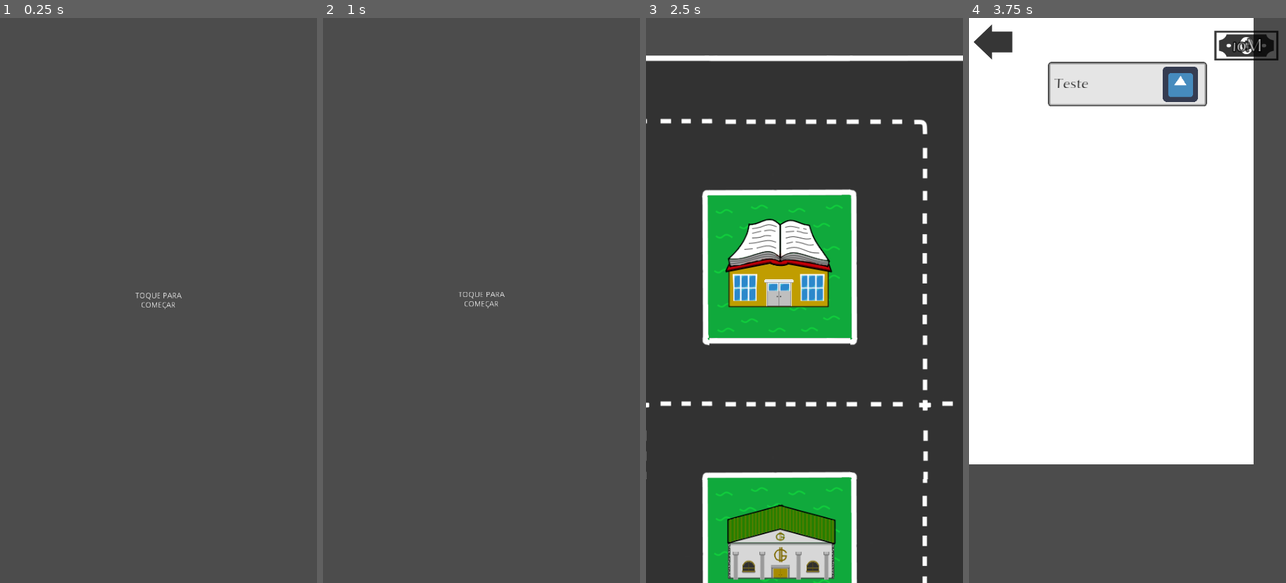
Above: before the commit, frames 1-4 (left to right).
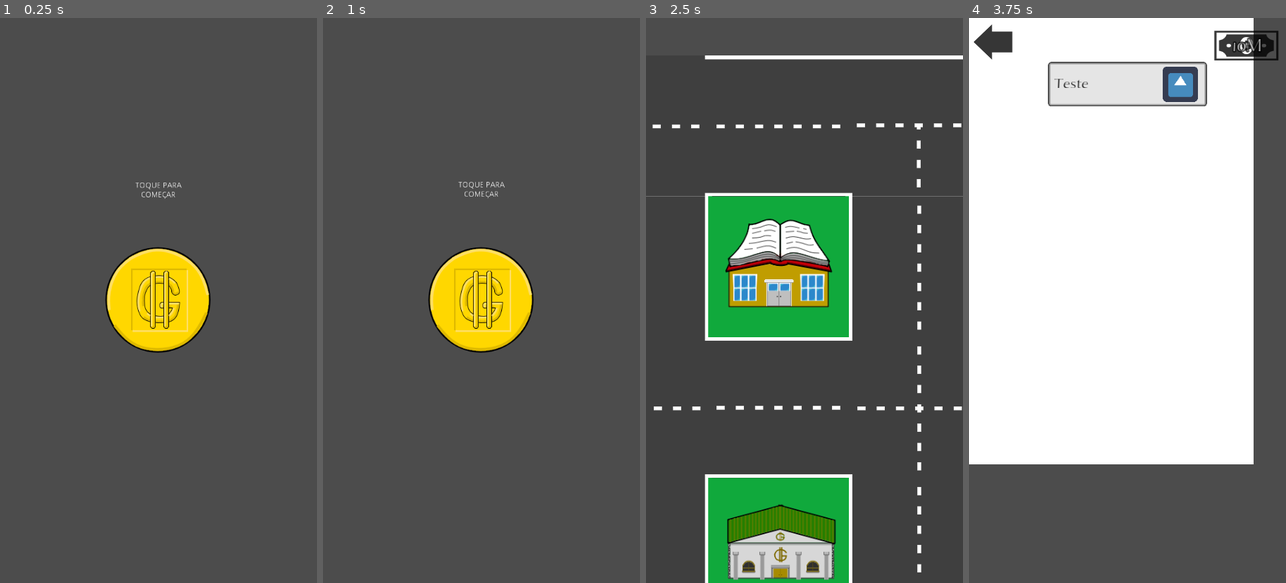
Above: after the commit, the same moments.

Repository: AndreMoukarzel/Grana-Preta
Game: Godot game, scene res://OpeningMenu.tscn
Two runs of this game, one before a commit and one after it. Both use one fixed random seed, a clock stepped at 60 frames per second and the inputs below. The engine's default icon, where the game draws it, is replaced by a stand-in: a white triangle on a blue panel in a dark square.
Inputs (mouse positions are in pixels of both pictures, inside the frame that each line leads up to):
- Up to frame 1 (0.25 s): no input
- Up to frame 2 (1 s): tap Enter at 0.5 s; move the mouse to (551, 272) at 0.52 s; click (551, 272) at 0.67 s
- Up to frame 3 (2.5 s): drag from (741, 328) to (788, 413) at 1.27 s; tap Space at 2 s; move the mouse to (836, 176) at 2.02 s; click (836, 176) at 2.17 s
- Up to frame 4 (3.75 s): click (1102, 238) at 2.75 s; click "A Escola" at 3.5 s

The runs differ from the first frame. In frame 1, 5.0% of the frame differs, in the area x 33-67%, y 29-60%; in frame 2, 5.0%; in frame 3, 6.5%, in the area x 0-100%, y 6-100%; in frame 4, nothing differs.

Commit message:
Update City tileset

Diff:
--- a/City.tscn
+++ b/City.tscn
@@ -57,9 +57,9 @@
 [node name="TileMap" type="TileMap" parent="."]
 z_index = -1
 tile_set = ExtResource( 7 )
-cell_size = Vector2( 256, 256 )
+cell_size = Vector2( 255, 255 )
 format = 1
-tile_data = PoolIntArray( 0, 4, 0, 1, 0, 0, 2, 1, 0, 3, 2, 0, 4, 4, 0, 5, 6, 0, 6, 4, 0, 65536, 4, 0, 65537, 3, 0, 65538, 4, 0, 65539, 6, 0, 65540, 4, 0, 65541, 6, 0, 65542, 4, 0, 131072, 1, 0, 131073, 5, 0, 131074, 1, 0, 131075, 5, 0, 131076, 1, 0, 131077, 5, 0, 131078, 1, 0, 196608, 4, 0, 196609, 3, 0, 196610, 4, 0, 196611, 6, 0, 196612, 4, 0, 196613, 6, 0, 196614, 4, 0, 262144, 4, 0, 262145, 7, 0, 262146, 8, 0, 262147, 9, 0, 262148, 4, 0, 262149, 7, 0, 262150, 8, 0, 327680, 4, 0, 327681, 4, 0, 327682, 4, 0, 327683, 4, 0, 327684, 4, 0, 327685, 4, 0, 327686, 4, 0 )
+tile_data = PoolIntArray( 0, 7, 0, 1, 4, 0, 2, 0, 0, 3, 3, 0, 4, 0, 0, 5, 2, 0, 6, 0, 0, 65536, 7, 0, 65537, 1, 0, 65538, 7, 0, 65539, 1, 0, 65540, 7, 0, 65541, 1, 0, 65542, 7, 0, 131072, 0, 0, 131073, 2, 0, 131074, 0, 0, 131075, 2, 0, 131076, 0, 0, 131077, 2, 0, 131078, 7, 0, 196608, 7, 0, 196609, 1, 0, 196610, 7, 0, 196611, 1, 0, 196612, 7, 0, 196613, 1, 0, 196614, 7, 0, 262144, 7, 0, 262145, 4, 0, 262146, 0, 0, 262147, 2, 0, 262148, 0, 0, 262149, 6, 0, 262150, 0, 0, 327680, 0, 0, 327681, 5, 0, 327682, 7, 0, 327683, 1, 0, 327684, 7, 0, 327685, 7, 0, 327686, 7, 0 )
 
 [connection signal="pressed" from="House" to="." method="_on_House_pressed"]
 [connection signal="pressed" from="School" to="." method="_on_School_pressed"]
--- a/CityTileset.tres
+++ b/CityTileset.tres
@@ -3,7 +3,7 @@
 [ext_resource path="res://Tileset.png" type="Texture" id=1]
 
 [resource]
-0/name = "StreetTopLeft"
+0/name = "StreetHor"
 0/texture = ExtResource( 1 )
 0/tex_offset = Vector2( 0, 0 )
 0/modulate = Color( 1, 1, 1, 1 )
@@ -13,93 +13,73 @@
 0/navigation_offset = Vector2( 128, 128 )
 0/shapes = [  ]
 0/z_index = 0
-1/name = "StreetTop"
+1/name = "StreetVertical"
 1/texture = ExtResource( 1 )
 1/tex_offset = Vector2( 0, 0 )
 1/modulate = Color( 1, 1, 1, 1 )
-1/region = Rect2( 256, 0, 256, 256 )
+1/region = Rect2( 0, 256, 256, 256 )
 1/tile_mode = 0
 1/occluder_offset = Vector2( 128, 128 )
 1/navigation_offset = Vector2( 128, 128 )
 1/shapes = [  ]
 1/z_index = 0
-2/name = "StreetTopRight"
+2/name = "StreetCenter"
 2/texture = ExtResource( 1 )
 2/tex_offset = Vector2( 0, 0 )
 2/modulate = Color( 1, 1, 1, 1 )
-2/region = Rect2( 512, 0, 256, 256 )
+2/region = Rect2( 0, 512, 256, 256 )
 2/tile_mode = 0
 2/occluder_offset = Vector2( 128, 128 )
 2/navigation_offset = Vector2( 128, 128 )
 2/shapes = [  ]
 2/z_index = 0
-3/name = "StreetLeft"
+3/name = "StreetTTop"
 3/texture = ExtResource( 1 )
 3/tex_offset = Vector2( 0, 0 )
 3/modulate = Color( 1, 1, 1, 1 )
-3/region = Rect2( 0, 256, 256, 256 )
+3/region = Rect2( 256, 0, 256, 256 )
 3/tile_mode = 0
 3/occluder_offset = Vector2( 128, 128 )
 3/navigation_offset = Vector2( 128, 128 )
 3/shapes = [  ]
 3/z_index = 0
-4/name = "StreetCenterGrass"
+4/name = "StreetTLeft"
 4/texture = ExtResource( 1 )
 4/tex_offset = Vector2( 0, 0 )
 4/modulate = Color( 1, 1, 1, 1 )
-4/region = Rect2( 256, 256, 256, 256 )
+4/region = Rect2( 512, 0, 256, 256 )
 4/tile_mode = 0
 4/occluder_offset = Vector2( 128, 128 )
 4/navigation_offset = Vector2( 128, 128 )
 4/shapes = [  ]
 4/z_index = 0
-5/name = "StreetCenter"
+5/name = "StreetTRight"
 5/texture = ExtResource( 1 )
 5/tex_offset = Vector2( 0, 0 )
 5/modulate = Color( 1, 1, 1, 1 )
-5/region = Rect2( 768, 0, 256, 256 )
+5/region = Rect2( 256, 256, 256, 256 )
 5/tile_mode = 0
 5/occluder_offset = Vector2( 128, 128 )
 5/navigation_offset = Vector2( 128, 128 )
 5/shapes = [  ]
 5/z_index = 0
-6/name = "StreetRight"
+6/name = "StreetTBottom"
 6/texture = ExtResource( 1 )
 6/tex_offset = Vector2( 0, 0 )
 6/modulate = Color( 1, 1, 1, 1 )
-6/region = Rect2( 512, 256, 256, 256 )
+6/region = Rect2( 256, 512, 256, 256 )
 6/tile_mode = 0
 6/occluder_offset = Vector2( 128, 128 )
 6/navigation_offset = Vector2( 128, 128 )
 6/shapes = [  ]
 6/z_index = 0
-7/name = "StreetBottomLeft"
+7/name = "Grass"
 7/texture = ExtResource( 1 )
 7/tex_offset = Vector2( 0, 0 )
 7/modulate = Color( 1, 1, 1, 1 )
-7/region = Rect2( 0, 512, 256, 256 )
+7/region = Rect2( 512, 256, 256, 256 )
 7/tile_mode = 0
 7/occluder_offset = Vector2( 128, 128 )
 7/navigation_offset = Vector2( 128, 128 )
 7/shapes = [  ]
 7/z_index = 0
-8/name = "StreetBottom"
-8/texture = ExtResource( 1 )
-8/tex_offset = Vector2( 0, 0 )
-8/modulate = Color( 1, 1, 1, 1 )
-8/region = Rect2( 256, 512, 256, 256 )
-8/tile_mode = 0
-8/occluder_offset = Vector2( 128, 128 )
-8/navigation_offset = Vector2( 128, 128 )
-8/shapes = [  ]
-8/z_index = 0
-9/name = "StreetBottomRight"
-9/texture = ExtResource( 1 )
-9/tex_offset = Vector2( 0, 0 )
-9/modulate = Color( 1, 1, 1, 1 )
-9/region = Rect2( 512, 512, 256, 256 )
-9/tile_mode = 0
-9/occluder_offset = Vector2( 128, 128 )
-9/navigation_offset = Vector2( 128, 128 )
-9/shapes = [  ]
-9/z_index = 0
--- a/CityTileset.tscn
+++ b/CityTileset.tscn
@@ -4,61 +4,49 @@
 
 [node name="CityTileset" type="Node"]
 
-[node name="StreetTopLeft" type="Sprite" parent="."]
+[node name="StreetHor" type="Sprite" parent="."]
 texture = ExtResource( 1 )
 region_enabled = true
 region_rect = Rect2( 0, 0, 256, 256 )
 
-[node name="StreetTop" type="Sprite" parent="."]
+[node name="StreetVertical" type="Sprite" parent="."]
+position = Vector2( 0, 256 )
+texture = ExtResource( 1 )
+region_enabled = true
+region_rect = Rect2( 0, 256, 256, 256 )
+
+[node name="StreetCenter" type="Sprite" parent="."]
+position = Vector2( 0, 512 )
+texture = ExtResource( 1 )
+region_enabled = true
+region_rect = Rect2( 0, 512, 256, 256 )
+
+[node name="StreetTTop" type="Sprite" parent="."]
 position = Vector2( 256, 0 )
 texture = ExtResource( 1 )
 region_enabled = true
 region_rect = Rect2( 256, 0, 256, 256 )
 
-[node name="StreetTopRight" type="Sprite" parent="."]
+[node name="StreetTLeft" type="Sprite" parent="."]
 position = Vector2( 512, 0 )
 texture = ExtResource( 1 )
 region_enabled = true
 region_rect = Rect2( 512, 0, 256, 256 )
 
-[node name="StreetLeft" type="Sprite" parent="."]
-position = Vector2( 0, 256 )
-texture = ExtResource( 1 )
-region_enabled = true
-region_rect = Rect2( 0, 256, 256, 256 )
-
-[node name="StreetCenterGrass" type="Sprite" parent="."]
+[node name="StreetTRight" type="Sprite" parent="."]
 position = Vector2( 256, 256 )
 texture = ExtResource( 1 )
 region_enabled = true
 region_rect = Rect2( 256, 256, 256, 256 )
 
-[node name="StreetCenter" type="Sprite" parent="."]
-position = Vector2( 768, 0 )
-texture = ExtResource( 1 )
-region_enabled = true
-region_rect = Rect2( 768, 0, 256, 256 )
-
-[node name="StreetRight" type="Sprite" parent="."]
-position = Vector2( 512, 256 )
-texture = ExtResource( 1 )
-region_enabled = true
-region_rect = Rect2( 512, 256, 256, 256 )
-
-[node name="StreetBottomLeft" type="Sprite" parent="."]
-position = Vector2( 0, 512 )
-texture = ExtResource( 1 )
-region_enabled = true
-region_rect = Rect2( 0, 512, 256, 256 )
-
-[node name="StreetBottom" type="Sprite" parent="."]
+[node name="StreetTBottom" type="Sprite" parent="."]
 position = Vector2( 256, 512 )
 texture = ExtResource( 1 )
 region_enabled = true
 region_rect = Rect2( 256, 512, 256, 256 )
 
-[node name="StreetBottomRight" type="Sprite" parent="."]
-position = Vector2( 512, 512 )
+[node name="Grass" type="Sprite" parent="."]
+position = Vector2( 512, 256 )
 texture = ExtResource( 1 )
 region_enabled = true
-region_rect = Rect2( 512, 512, 256, 256 )
+region_rect = Rect2( 512, 256, 256, 256 )
--- a/OpeningMenu.gd
+++ b/OpeningMenu.gd
@@ -4,8 +4,10 @@
 const WINDOW_SIZE = Vector2(576, 1024)
 
 func _ready():
-	var label_size = $Label.rect_size
-	$Label.set_position(WINDOW_SIZE/2 - label_size/2)
+	$Label.set_position(WINDOW_SIZE/2 - $Label.rect_size/2)
+	var label_pos = $Label.rect_position
+	$Label.set_position(Vector2(label_pos.x, label_pos.y - 200))
+	$Coin.set_position(WINDOW_SIZE/2)
 	play_start_animation()
 	Save.load_game()
 
--- a/OpeningMenu.tscn
+++ b/OpeningMenu.tscn
@@ -1,6 +1,7 @@
-[gd_scene load_steps=2 format=2]
+[gd_scene load_steps=3 format=2]
 
 [ext_resource path="res://OpeningMenu.gd" type="Script" id=1]
+[ext_resource path="res://Coin.png" type="Texture" id=2]
 
 [node name="OpeningMenu" type="Control"]
 margin_right = 40.0
@@ -8,10 +9,10 @@
 script = ExtResource( 1 )
 
 [node name="Label" type="Label" parent="."]
-margin_left = 288.0
-margin_top = 512.0
-margin_right = 386.0
-margin_bottom = 577.0
+margin_left = 240.0
+margin_top = 312.0
+margin_right = 338.0
+margin_bottom = 377.0
 text = "TOQUE PARA COMEÇAR"
 align = 1
 valign = 1
@@ -19,3 +20,7 @@
 uppercase = true
 
 [node name="AnimationTween" type="Tween" parent="."]
+
+[node name="Coin" type="Sprite" parent="."]
+position = Vector2( 288, 512 )
+texture = ExtResource( 2 )
Binary file added: Coin.png
Not shown, added: Coin.png.import
Binary file changed: Tileset.png
Binary file added: small_coin.png
Not shown, added: small_coin.png.import
